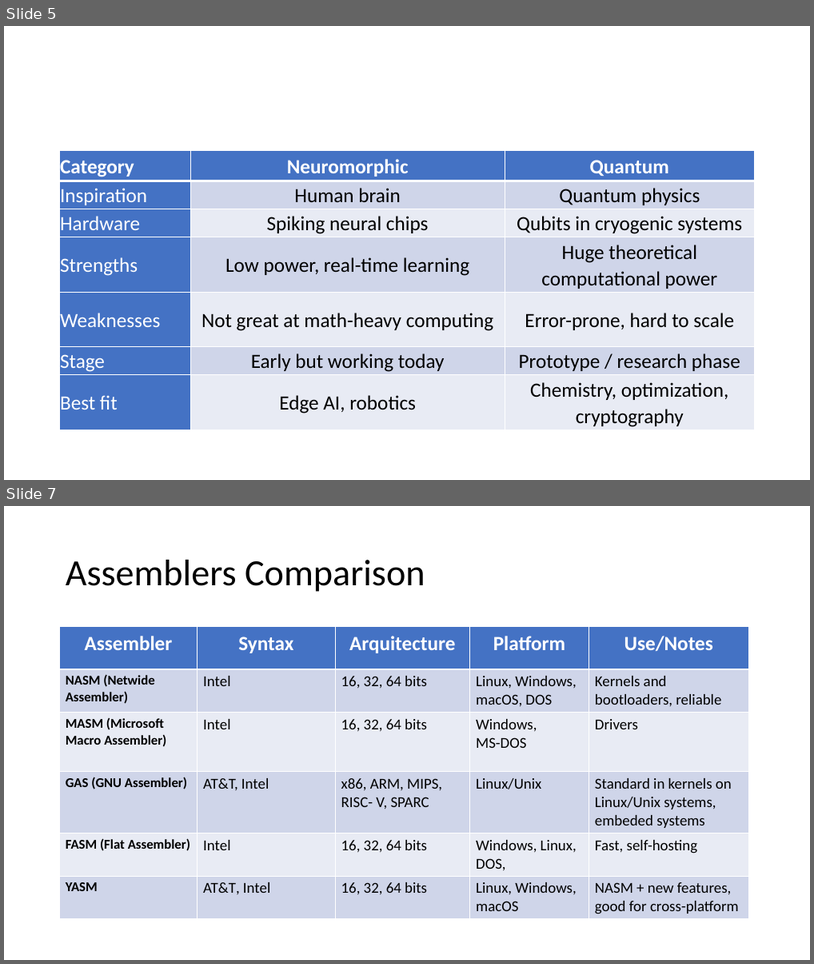
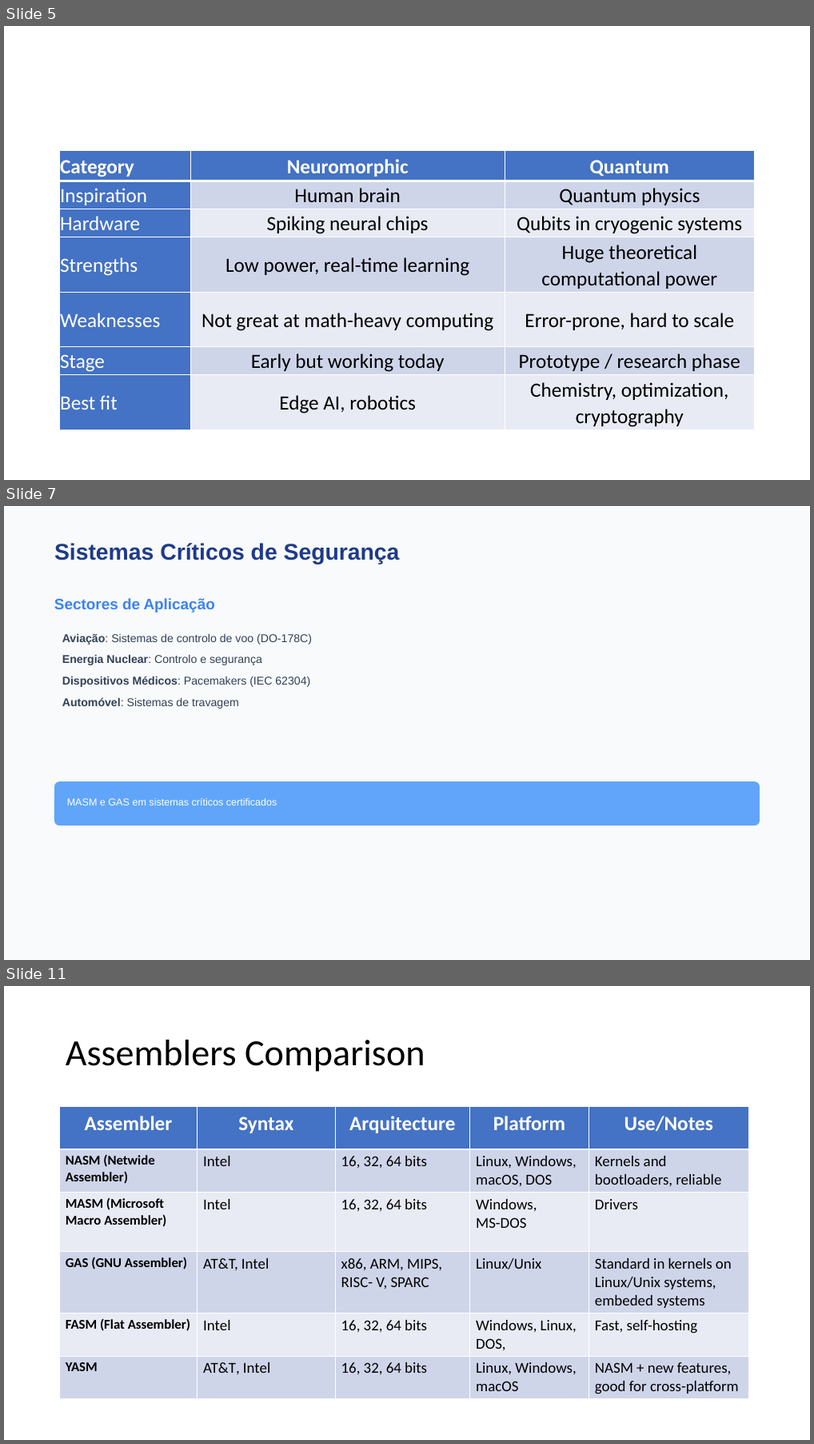
Before and after one commit to FabioRodrigues0/Faculdade, a slide deck: acomp/trabalhos_praticos/Apresentação ADC - Assembly.pptx. Shown one above the other, each under a label of ours: slides 5 and 7 before the commit, slides 5, 7 and 11 after it; the slides between them are not shown. The pictures are 814x964 and 814x1444 pixels, drawn with LibreOffice and Linux fonts; fonts in the diff are those of the drawing. Boxes give left, top, right and bottom in pixels: in the first picture for what was removed or moved away, otherwise in the second. Text is boxed around its words. In the diff, an @@ line names an element or a change of style, - is before the commit and + after.

```diff
--- a/acomp/trabalhos_praticos/Apresentação ADC - Assembly.pptx
+++ b/acomp/trabalhos_praticos/Apresentação ADC - Assembly.pptx
@@ slide 7 added at <box>4,506,810,960</box>, background #F8FAFC @@
@@ text added at <box>54,543,400,564</box>, 27 pt, text #1E3A8A, bold @@
+Sistemas Críticos de Segurança
@@ text added at <box>54,598,215,612</box>, 18 pt, text #3B82F6, bold @@
+Sectores de Aplicação
@@ text added at <box>62,633,312,708</box>, 13.5 pt, text #334155 @@
+Aviação: Sistemas de controlo de voo (DO-178C)
+Energia Nuclear: Controlo e segurança
+Dispositivos Médicos: Pacemakers (IEC 62304)
+Automóvel: Sistemas de travagem
@@ rounded rectangle added at <box>54,781,760,825</box>, fill #60A5FA @@
@@ text added at <box>67,798,278,805</box>, 12 pt, text #FFFFFF @@
+MASM e GAS em sistemas críticos certificados
@@ what was slide 7 is now slide 11 @@
```
Also in this commit, not shown: 4 other slides added, 1 slide removed.
